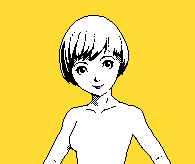
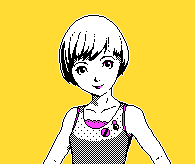
Layered file, before and after one edit (195 × 164). Changes by layer:
showed group "singlet" (1 layers) over [69, 102, 133, 164]
showed "outline singlet" over [42, 14, 172, 164]
